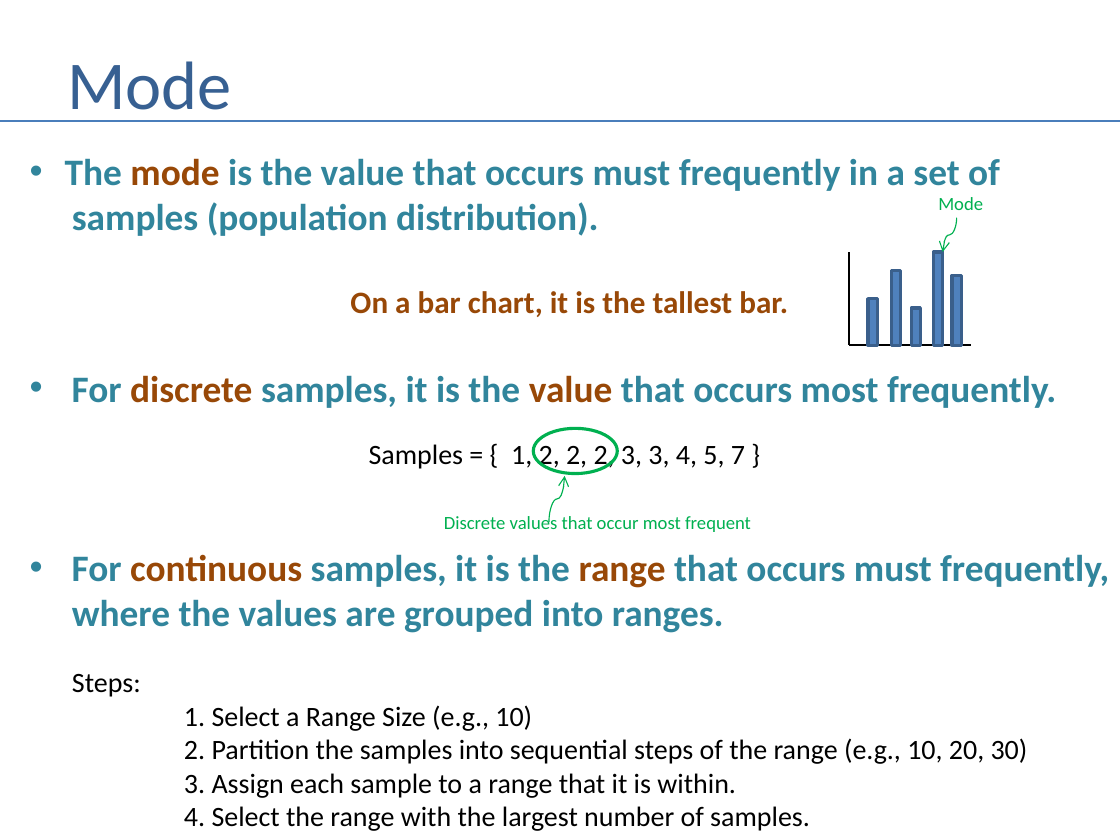
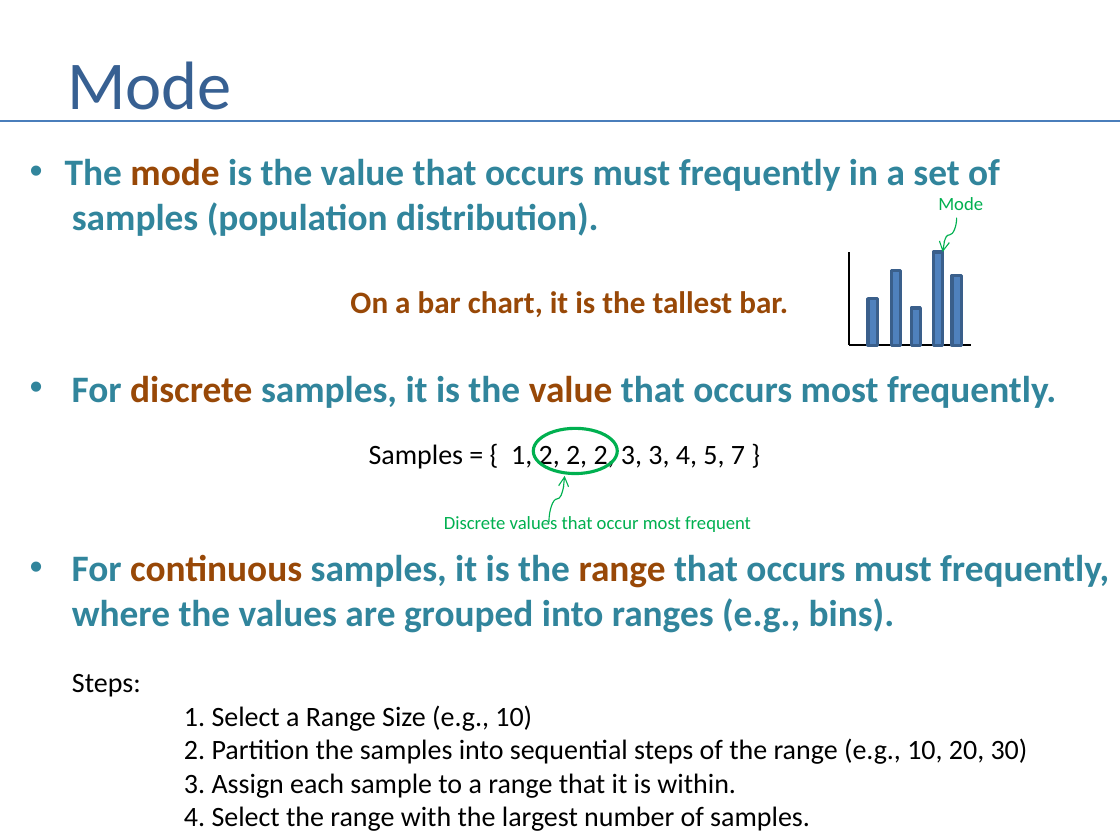
Before and after one commit to andrewferlitsch/Training, a slide deck: slide 5 of AITraining/Fundamentals/Statistics/Stats - Basics - Terms.pptx. Drawn at 1120x840 pixels with LibreOffice and Linux fonts; fonts in the diff are those of the drawing. Boxes give left, top, right and bottom in pixels: in the first picture for what was removed or moved away, otherwise in the second. Text is boxed around its words. In the diff, an @@ line names an element or a change of style, - is before the commit and + after.

```diff
--- a/AITraining/Fundamentals/Statistics/Stats - Basics - Terms.pptx
+++ b/AITraining/Fundamentals/Statistics/Stats - Basics - Terms.pptx
@@ text at box(72, 598, 895, 633): text changed @@
-where the values are grouped into ranges.
+where the values are grouped into ranges (e.g., bins).
```
Also in this commit, not shown: 2 other files.
